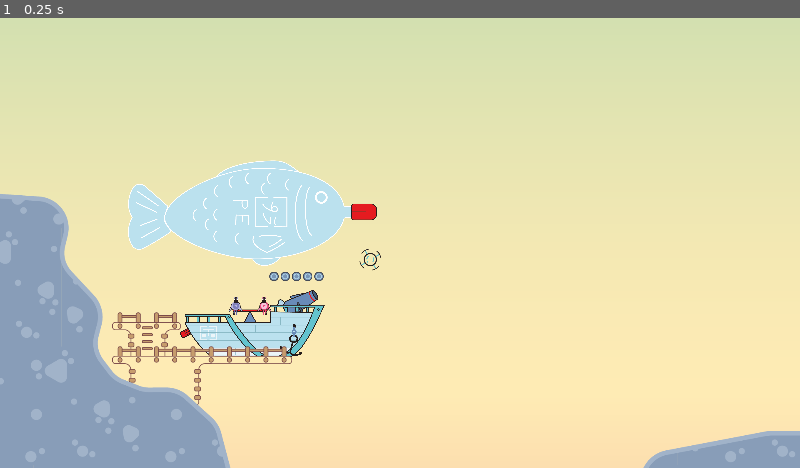
Above: before the commit, frame 1.
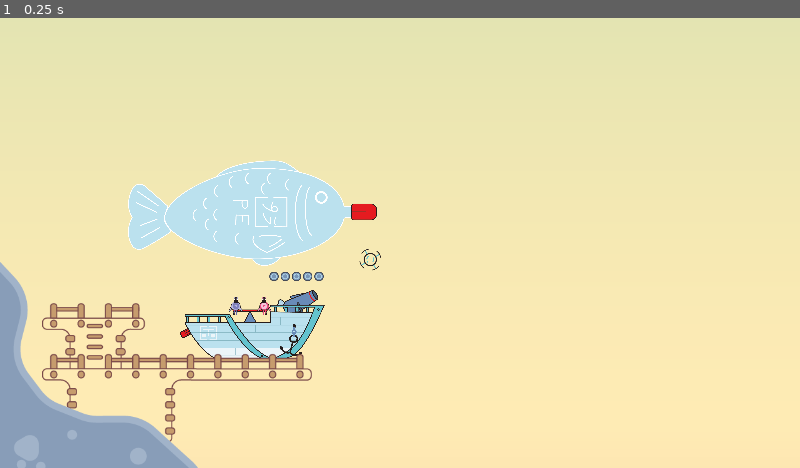
Above: after the commit, the same moment.

Repository: TheJP/GlobalGameJam2025
Game: Godot game, scene res://level/level.tscn
The game is run twice, just before and just after one commit, with the same random seed, the same clock (stepped at 60 frames per second) and the same inputs. The engine's default icon, where the game draws it, is replaced by a stand-in: a white triangle on a blue panel in a dark square. Sound files missing from this copy of the repository are replaced by a short silence.
Inputs:
- Up to frame 1 (0.25 s): no input

The runs differ from the first frame. In frame 1, 9.1% of the frame differs, in the area x 0-100%, y 39-100%.

Commit message:
set boat size back to original (0.2 scale), move camera closer

Diff:
--- a/boat/boat.tscn
+++ b/boat/boat.tscn
@@ -19,12 +19,13 @@
 colors = PackedColorArray(1, 1, 1, 1, 1, 1, 1, 1, 1, 1, 1, 0)
 
 [node name="Boat" type="Node2D"]
-scale = Vector2(0.3, 0.3)
+scale = Vector2(0.2, 0.2)
 script = ExtResource("1_2rl37")
 
 [node name="Camera2D" type="Camera2D" parent="."]
 position = Vector2(1180, -703.333)
 scale = Vector2(5, 5)
+zoom = Vector2(1.5, 1.5)
 position_smoothing_speed = 50.0
 rotation_smoothing_speed = 50.0
 
